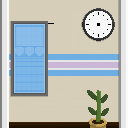
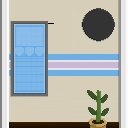
Before/after of a (128, 128) layered artwork. What changed in the layer stack:
added layer "Layer 20" above "Layer 7" over bbox(85, 11, 112, 38)
